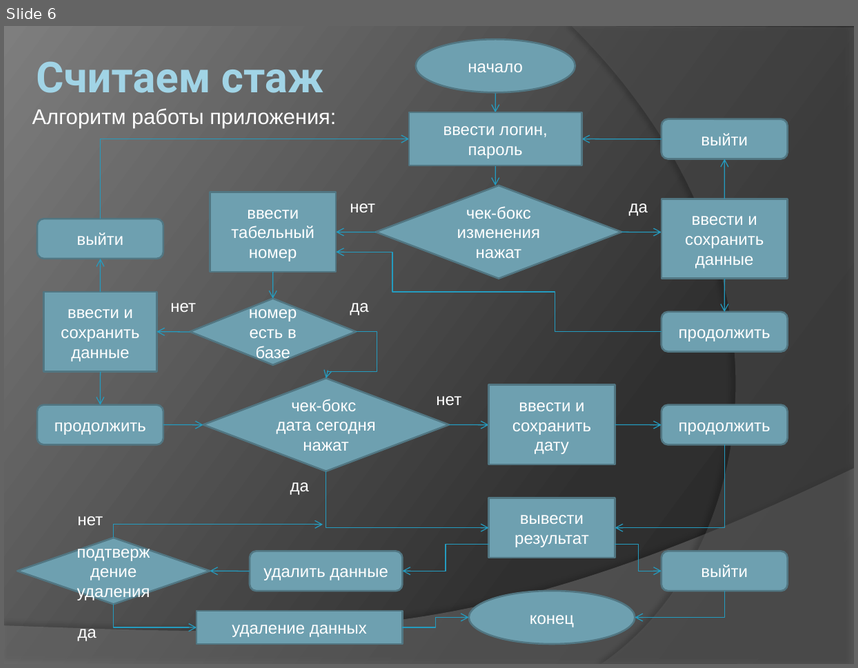
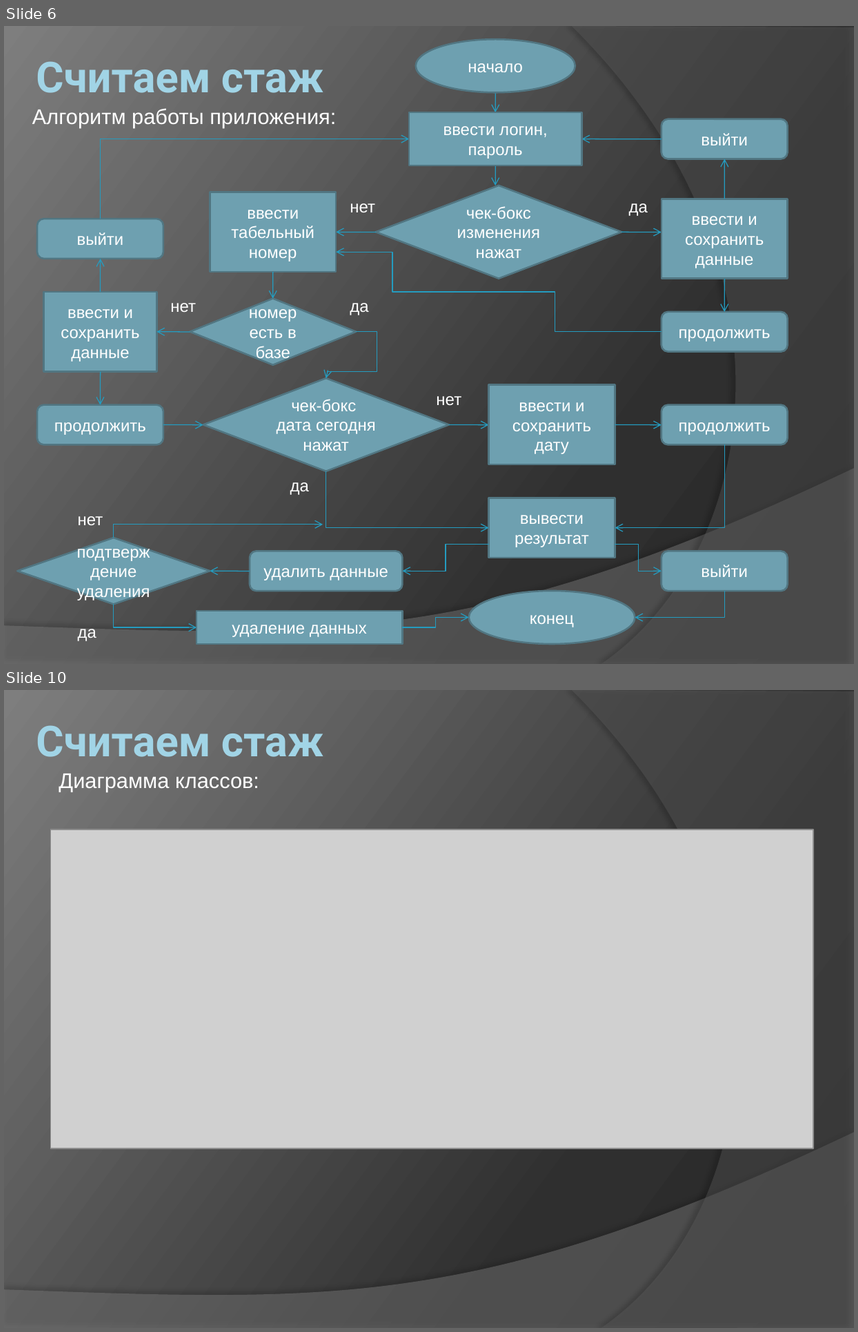
Before and after one commit to alexpt1637/MyAndroid, a slide deck: ПРОЕКТ/Сам Себе Кадровик - считаем стаж.pptx. Shown one above the other, each under a label of ours: slide 6 before the commit, slides 6 and 10 after it; the slides between them are not shown. The pictures are 858x668 and 858x1332 pixels, drawn with LibreOffice and Linux fonts; fonts in the diff are those of the drawing; grey boxes stand for pictures. Boxes give left, top, right and bottom in pixels: in the first picture for what was removed or moved away, otherwise in the second. Text is boxed around its words. In the diff, an @@ line names an element or a change of style, - is before the commit and + after.

```diff
--- a/ПРОЕКТ/Сам Себе Кадровик - считаем стаж.pptx
+++ b/ПРОЕКТ/Сам Себе Кадровик - считаем стаж.pptx
@@ slide 10 added at <box>4,690,854,1328</box>, background gradient #282828 to #2F2F2F to #7E7E7E; not listed: 2 template elements that a slide beside it also shows @@
@@ title added at <box>36,725,324,757</box>, 36 pt, text gradient #A1D4E7 to #58808D, bold @@
+Считаем стаж
@@ text added at <box>59,773,259,792</box>, 18 pt, text #FFFFFF @@
+Диаграмма классов:
@@ picture added at <box>51,829,813,1148</box> @@
```
Also in this commit, not shown: 1 slide changed, 3 other slides added, 47 other files.
